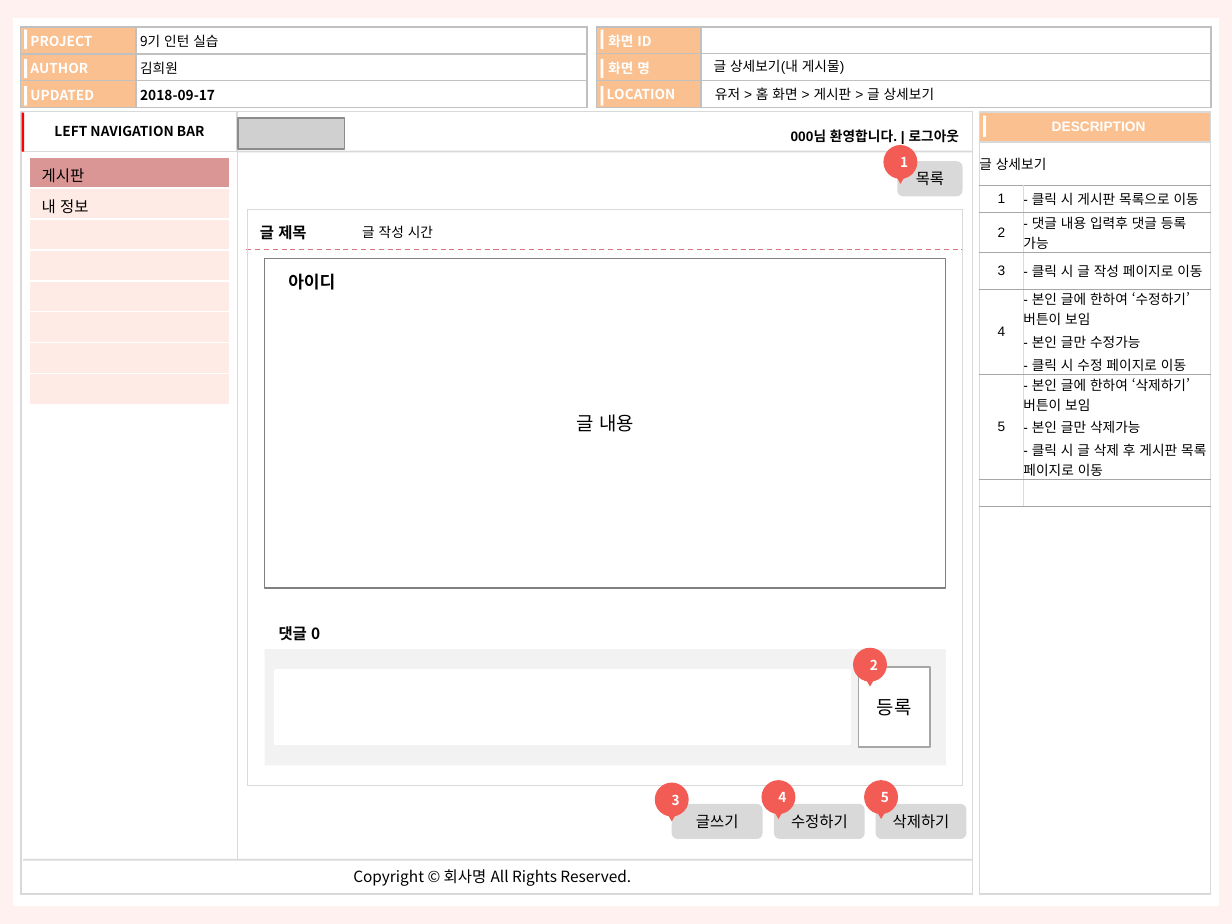
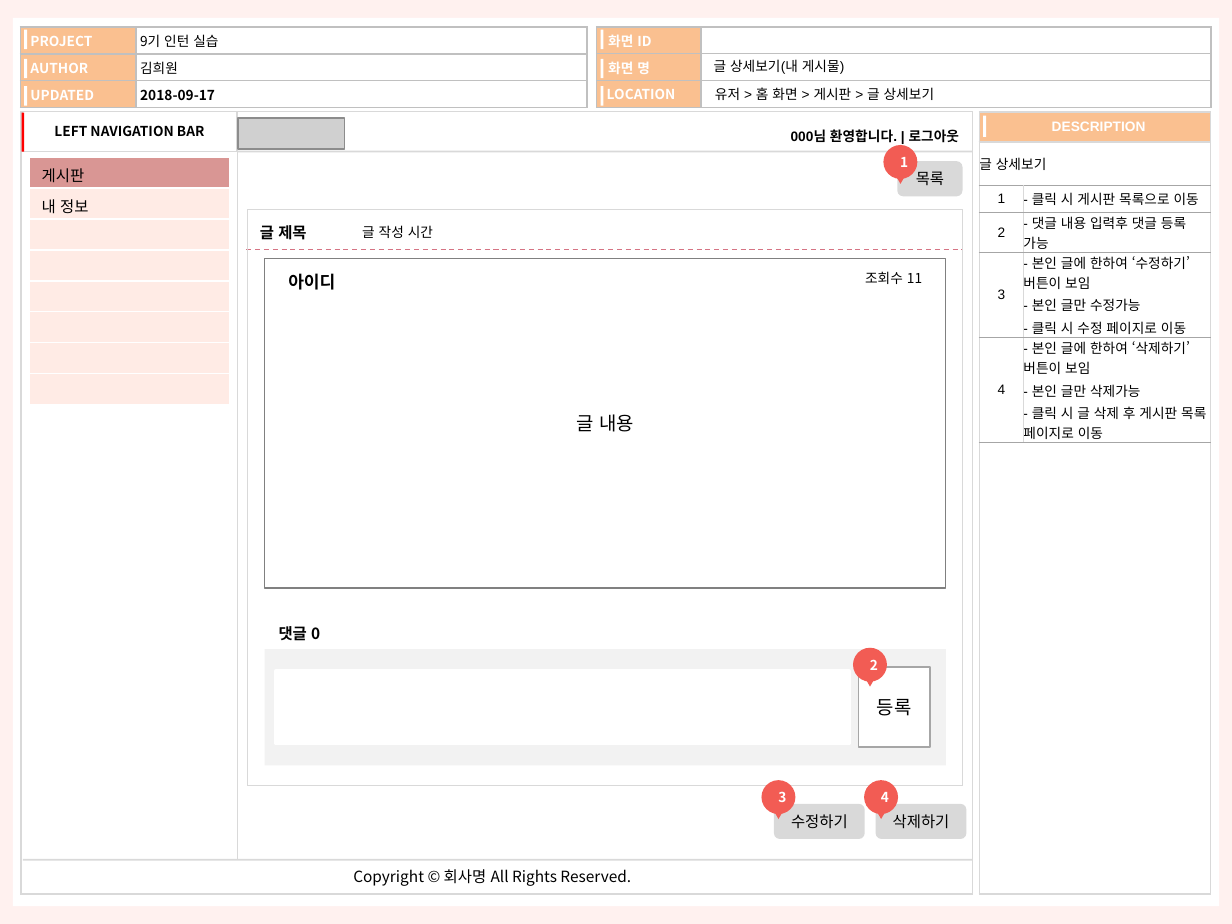
Before and after one commit to kimheewon/project, a slide deck: slide 10 of Document/사용자 화면정의서.pptx (slide 11 before the commit). Drawn at 1232x924 pixels with LibreOffice and Linux fonts; fonts in the diff are those of the drawing; grey boxes stand for pictures. Boxes give left, top, right and bottom in pixels: in the first picture for what was removed or moved away, otherwise in the second. Text is boxed around its words. In the diff, an @@ line names an element or a change of style, - is before the commit and + after.

```diff
--- a/Document/사용자 화면정의서.pptx
+++ b/Document/사용자 화면정의서.pptx
@@ table at [979, 142, 1211, 447] @@
-row 4: 3 | - 클릭 시 글 작성 페이지로 이동
-row 5: 4 | - 본인 글에 한하여 ‘수정하기’ 버튼이 보임 / - 본인 글만 수정가능 / - 클릭 시 수정 페이지로 이동
-row 6: 5 | - 본인 글에 한하여 ‘삭제하기’ 버튼이 보임 / - 본인 글만 삭제가능 / - 클릭 시 글 삭제 후 게시판 목록 페이지로 이동
-row 7:  | 
+row 4: 3 | - 본인 글에 한하여 ‘수정하기’ 버튼이 보임 / - 본인 글만 수정가능 / - 클릭 시 수정 페이지로 이동
+row 5: 4 | - 본인 글에 한하여 ‘삭제하기’ 버튼이 보임 / - 본인 글만 삭제가능 / - 클릭 시 글 삭제 후 게시판 목록 페이지로 이동
@@ text added at [865, 271, 922, 284], 8 pt, text #000000 @@
+조회수 11
@@ rounded rectangle removed at [671, 804, 763, 839] @@
-글쓰기
@@ ellipse "3": place and size @@
-ellipse "3" at [654, 782, 689, 817]
+ellipse "3" at [761, 780, 796, 814]
@@ ellipse "4": place and size @@
-ellipse "4" at [761, 780, 796, 814]
+ellipse "4" at [864, 780, 898, 814]
@@ ellipse removed at [864, 780, 898, 814] @@
-5
@@ triangle removed at [667, 812, 678, 822] @@
```
Also in this commit, not shown: 7 other slides changed, 1 slide removed, 16 other files.
